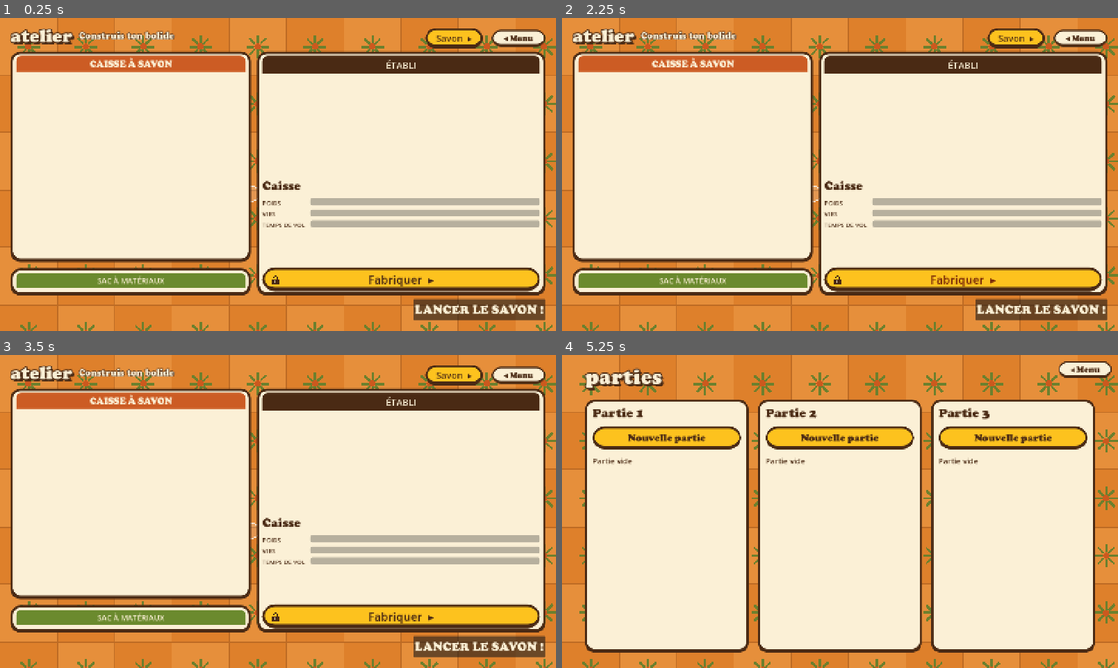
Above: before the commit, frames 1-4 (two rows, left to right).
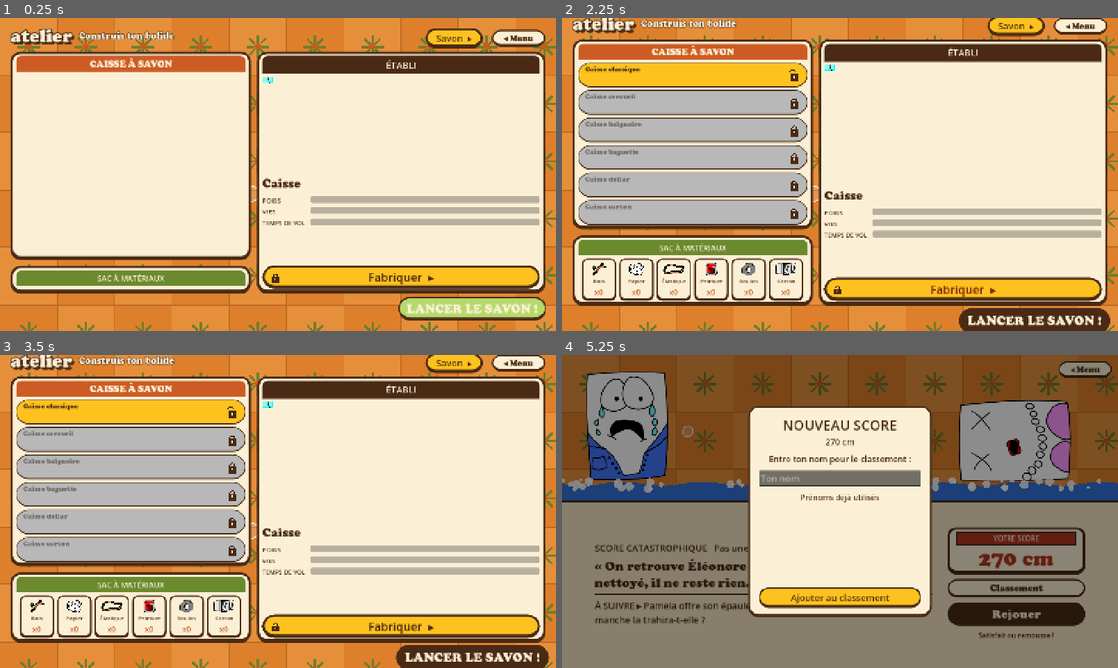
Above: after the commit, the same moments.

Repository: atostivint/LesAilesEtLaCaisse
Game: Godot game, scene res://scenes/atelier.tscn
Same seed, same stepped clock (60 frames per second), same inputs: the game is played once before the commit and once after it. Sound files missing from this copy of the repository are replaced by a short silence.
Inputs (mouse positions are in pixels of both pictures, inside the frame that each line leads up to):
- Up to frame 1 (0.25 s): no input
- Up to frame 2 (2.25 s): click "Savon ▸" at 0.5 s; click "◂ Atelier" at 1.25 s; click "Fabriquer ▸" at 2 s
- Up to frame 3 (3.5 s): click (133, 411) at 2.77 s
- Up to frame 4 (5.25 s): click "LANCER LE SAVON !" at 3.5 s; click (1079, 373) at 4.25 s, where only the run before the commit has a clickable "◂ Menu"; click (979, 524) at 5 s, where only the run before the commit has a clickable "Nouvelle partie"

The runs differ from the first frame. In frame 1, 9.9% of the frame differs, in the area x 1-99%, y 18-97%; in frame 2, 49%; in frame 3, 49%; in frame 4, 87%, in the area x 0-100%, y 0-100%.
Error before the commit: Trying to assign value of type 'TextureRect' to a variable of type 'soap.gd'. (res://scripts/atelier.gd:29)
Error after the commit: Invalid access to property or key 'mouth_timer' on a base object of type 'null instance'. (res://scripts/personnage.gd:33)

Commit message:
Change Preview's type by Soap
Apparemment c'était une régrssion, c'etait un Soap avant de devenir un TextureRect. J'ai remis un Soap pour voir. Mais pas sûr que ça corrige

Diff:
--- a/scenes/atelier.tscn
+++ b/scenes/atelier.tscn
@@ -3,6 +3,7 @@
 [ext_resource type="Script" uid="uid://dqi2od7qh767l" path="res://scripts/atelier.gd" id="1_aq6v4"]
 [ext_resource type="Script" uid="uid://dfn7ksbclbn8v" path="res://scripts/carrelage.gd" id="2_tile"]
 [ext_resource type="FontFile" uid="uid://r57oom8r8ki2" path="res://fonts/COOPBL.TTF" id="3_font"]
+[ext_resource type="PackedScene" uid="uid://5yrrq8pk76qm" path="res://scenes/soap.tscn" id="5_nuf4i"]
 [ext_resource type="Script" uid="uid://de8f77qghwfjy" path="res://scripts/cadenas.gd" id="7_cad"]
 [ext_resource type="PackedScene" path="res://scenes/bouton_menu.tscn" id="9_menu"]
 
@@ -268,10 +269,7 @@
 layout_mode = 2
 size_flags_vertical = 3
 
-[node name="Preview" type="TextureRect" parent="Margin/Main/Corps/Etabli/EtabliBox/Apercu" unique_id=2096237925]
-unique_name_in_owner = true
-layout_mode = 0
-expand_mode = 1
+[node name="Soap" parent="Margin/Main/Corps/Etabli/EtabliBox/Apercu" unique_id=674192252 instance=ExtResource("5_nuf4i")]
 
 [node name="NameLabel" type="Label" parent="Margin/Main/Corps/Etabli/EtabliBox" unique_id=2025416338]
 unique_name_in_owner = true
--- a/scripts/atelier.gd
+++ b/scripts/atelier.gd
@@ -26,7 +26,7 @@
 
 @onready var mat_grid: HBoxContainer = %MatGrid
 @onready var crate_list: VBoxContainer = %CrateList
-@onready var preview: Soap = %Preview
+@onready var preview = %Preview
 @onready var name_label: Label = %NameLabel
 @onready var bar_solidite: ProgressBar = %BarSolidite
 @onready var bar_glisse: ProgressBar = %BarGlisse
